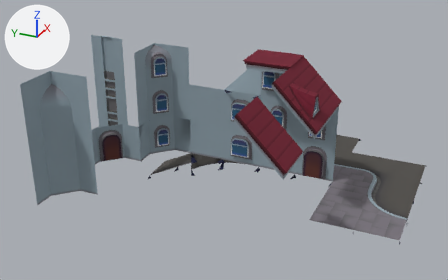
A saved change to the Blender file assetsSrc/buildings.blend.
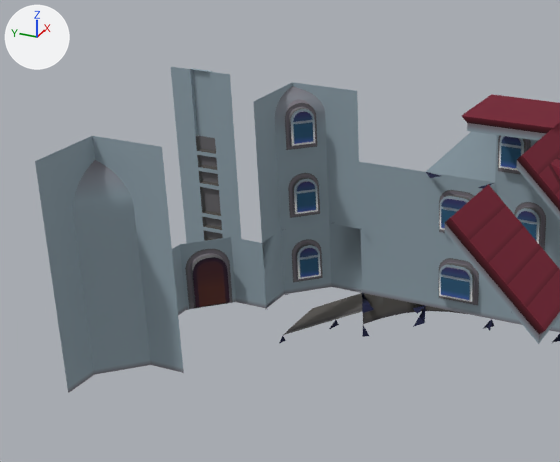
There are two pictures of each version: one whole from a 50 mm camera at (-13.73, -3.67, 7.45) aimed at (-0.54, 2.26, 0.86), one close up on the part from 0% to 66% of the width and 0% to 86% of the height. The axes (+X, +Y, +Z) are drawn at upper left. The lights are the same throughout.

The scene before the commit, as lines of its bpy script (objects in view):
```python
ob_h1 = bpy.data.objects.new('h1', me_h1_roof_a)
ob_h1.location = (-0.5, 1.0, 3.0)
ob_h1_003 = bpy.data.objects.new('h1.003', me_h1_wall_01)
ob_h1_003.location = (-1.5, 5.0, 0.0)
ob_h1_016 = bpy.data.objects.new('h1.016', me_h1_wall_14)
ob_h1_016.location = (-0.5, 4.0, 0.0)
ob_h1_017 = bpy.data.objects.new('h1.017', me_h1_wall_15)
ob_h1_017.location = (-3.5, 5.0, 0.0)
ob_h1_024 = bpy.data.objects.new('h1.024', me_h1_wall_021)
ob_h1_024.location = (-0.5, 6.0, 2.0)
# me_h1_wall_15
# before: 0 (0.5, -0.5, 0.0) at pixel (183, 372)
# before: 1 (0.5, -0.5, 1.0) at pixel (176, 301), 7 (0.5, 0.0, 1.0) at pixel (143, 294)
# before: 3 (-0.5, 0.5, 1.0) at pixel (57, 320), 10 (0.0, 0.5, 1.0) at pixel (85, 303)
# also in view: 'h1.015' at (0.0, 3.0, 0.5); 'h1.018' at (-0.5, 4.0, 1.5); 'h1.008' at (-0.06, 1.0, 1.5); 'h1.004' at (-3.5, 5.0, 2.5); 'h1.011' at (-0.06, 1.0, 2.5)
```
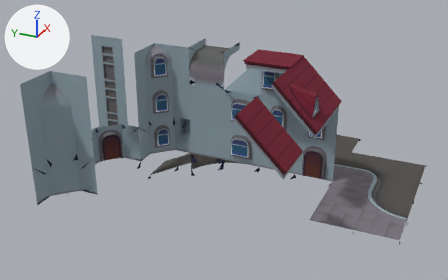
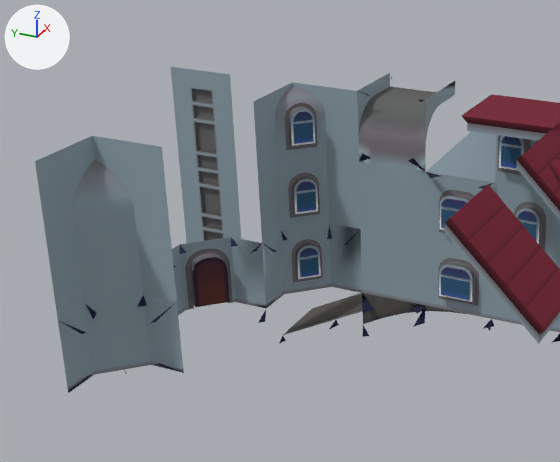
What differs and where, as boxes (x1, y1, x2, y2) in the close-ups (560 x 462 px; the box of a moved part takes in the faces that stretch with it):
'h1.016', reshaped: before (261, 223, 364, 310); after (262, 223, 362, 308)
'h1.025', added: after (357, 73, 455, 172)
'h1.003', reshaped (10% taller): before (172, 237, 266, 315); after (172, 237, 266, 323)
part 1 of me_h1_wall_14, moved or reshaped (not visible before): after (327, 225, 357, 245)
part 2 of me_h1_wall_14, moved or reshaped (not visible before): after (264, 231, 288, 252)
part 3 of me_h1_wall_15, added: after (155, 363, 180, 372)
part 4 of me_h1_wall_15, added: after (137, 295, 174, 323)
part 5 of me_h1_wall_15, added: after (60, 305, 96, 334)
part 6 of me_h1_wall_01, added: after (231, 238, 261, 253)
part 7 of me_h1_wall_01, added: after (258, 310, 266, 323)
part 8 of me_h1_wall_021, built on: before (190, 68, 215, 138); after (188, 69, 218, 140)
part 9 of me_h1_wall_021, surface changed: before (192, 88, 198, 136); after (192, 88, 197, 136)

The change, as a diff of the scene's bpy script:
```diff
--- a/assetsSrc/buildings.blend.py
+++ b/assetsSrc/buildings.blend.py
@@ me_h1_wall_14 @@
 # used by ob_h1_016; location = (-0.5, 4.0, 0.0)
-me_h1_wall_14.from_pydata(...)  # 144 vertices, 117 faces; spans x -0.624..0.5, y -0.586..0.5, z 0.0..1.068
+me_h1_wall_14.from_pydata(...)  # 143 vertices, 119 faces; spans x -0.538..0.5, y -0.5..0.5, z -0.054..1.0
+# me_h1_wall_14 part 1: 4 vertices removed from x 0.376..0.427, y -0.586..-0.1, z 1.047..1.068; 4 vertices added at x 0.263..0.329, y -0.378..-0.082, z 0.816..0.856
+# me_h1_wall_14 part 2: 4 vertices removed from x -0.624..-0.073, y 0.35..0.446, z 1.047..1.068; 4 vertices added at x -0.538..-0.09, y 0.274..0.387, z 0.911..0.919
 me_h1_wall_14.materials.append(mat_material)
@@ me_h1_wall_15 @@
 # used by ob_h1_017; location = (-3.5, 5.0, 0.0)
 # verts and faces of me_h1_wall_15; kept vertices keep their numbers, new ones are numbered from 12
-me_h1_wall_15.from_pydata(...)  # 12 vertices, 6 faces; spans x -0.5..0.5, y -0.5..0.5, z 0.0..1.0
+me_h1_wall_15.from_pydata(...)  # 27 vertices, 14 faces; spans x -0.5..0.5, y -0.5..0.5, z -0.181..1.0
+# me_h1_wall_15 part 3
+verts[15] = (0.293, -0.311, 0.202)  # pixel (160, 363)
+verts[19] = (0.245, -0.262, 0.196)  # pixel (154, 364)
+faces += [(0, 15, 19)]
+# me_h1_wall_15 part 4
+verts[16] = (0.293, -0.311, 0.781)  # pixel (155, 321)
+verts[20] = (0.245, -0.262, 0.775)  # pixel (150, 323)
+verts[23] = (0.376, -0.135, 0.928)  # pixel (146, 305)
+verts[24] = (0.297, -0.044, 0.926)  # pixel (136, 307)
+faces += [(1, 16, 20), (7, 23, 24)]
+# me_h1_wall_15 part 5
+verts[18] = (-0.286, 0.268, 0.781)  # pixel (87, 332)
+verts[22] = (-0.334, 0.318, 0.775)  # pixel (81, 334)
+verts[25] = (-0.02, 0.32, 0.914)  # pixel (96, 313)
+verts[26] = (-0.079, 0.333, 0.846)  # pixel (93, 319)
+faces += [(3, 18, 22), (10, 25, 26)]
 me_h1_wall_15.materials.append(mat_material)
@@ me_h1_wall_01 @@
 # used by ob_h1_003; location = (-1.5, 5.0, 0.0)
-me_h1_wall_01.from_pydata(...)  # 158 vertices, 127 faces; spans x -0.5..0.5, y -0.5..0.5, z 0.0..1.0
+me_h1_wall_01.from_pydata(...)  # 177 vertices, 143 faces; spans x -0.673..0.5, y -0.509..0.5, z -0.181..1.0
+# me_h1_wall_01 part 6: 4 vertices added at x 0.327..0.452, y -0.434..-0.106, z 0.877..0.949
+# me_h1_wall_01 part 7: 2 vertices added at x 0.375..0.437, y -0.509..-0.433, z -0.181..-0.177
 me_h1_wall_01.materials.append(mat_material)
@@ me_h1_wall_021 @@
 # used by ob_h1_024; location = (-0.5, 6.0, 2.0)
-me_h1_wall_021.from_pydata(...)  # 66 vertices, 51 faces; spans x 0.5..0.55, y -0.5..0.5, z 0.0..1.0
+me_h1_wall_021.from_pydata(...)  # 90 vertices, 71 faces; spans x 0.5..0.55, y -0.5..0.5, z 0.0..1.0
+# me_h1_wall_021 part 8: 12 vertices moved from x 0.55, y -0.167..0.167, z 0.0..0.72 to x 0.525, y -0.167..0.167, z 0.0..0.72; 10 vertices removed from x 0.55, y -0.167..0.167, z 0.25..1.0; 34 vertices added at x 0.5..0.55, y -0.215..0.215, z 0.0..1.0
+# me_h1_wall_021 part 9: 6 kept faces spanning x 0.5..0.525, y -0.167..0.167, z 0.0..0.72 get new texture (UV) coordinates
 me_h1_wall_021.materials.append(mat_material)
@@ me_h1_wall_022 @@
+me_h1_wall_022.from_pydata(...)  # 62 vertices, 54 faces; spans x 0.38..1.5, y -0.5..0.5, z 0.0..1.0
+me_h1_wall_022.polygons.foreach_set('use_smooth', [True] * 54)
+me_h1_wall_022.materials.append(mat_material)  # picture img_atlas_png
@@ ob_h1_025 @@
+ob_h1_025 = bpy.data.objects.new('h1.025', me_h1_wall_022)
+ob_h1_025.location = (-0.5, 3.0, 2.0)
```
